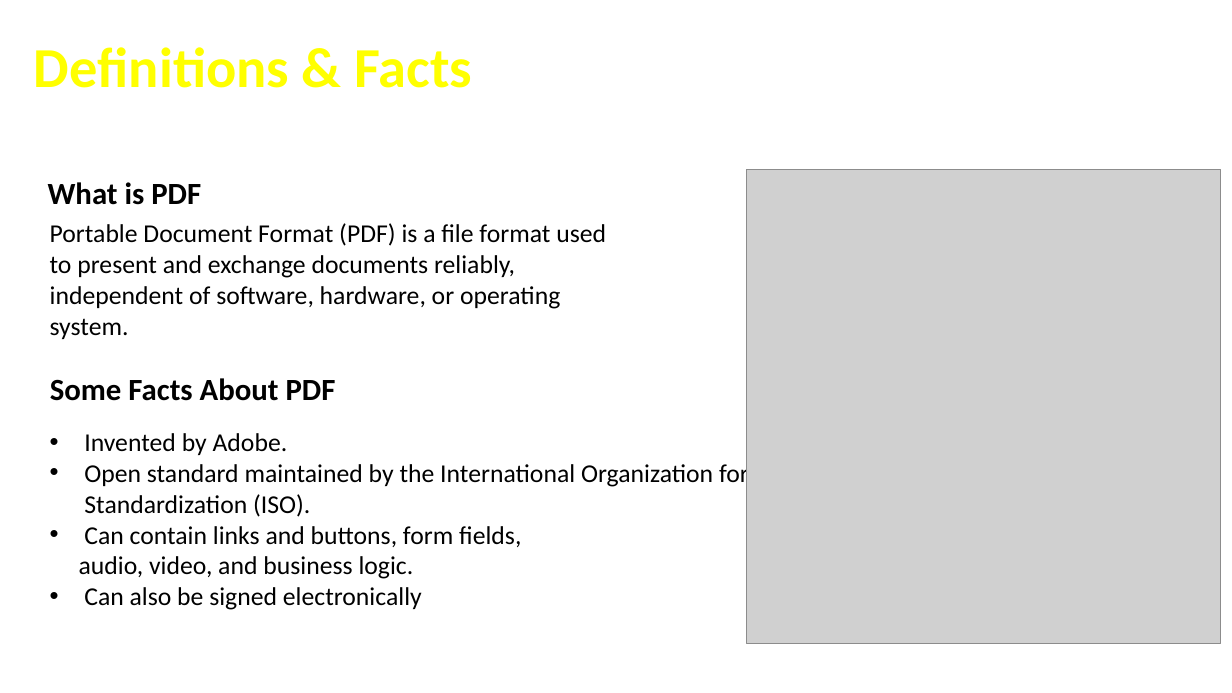
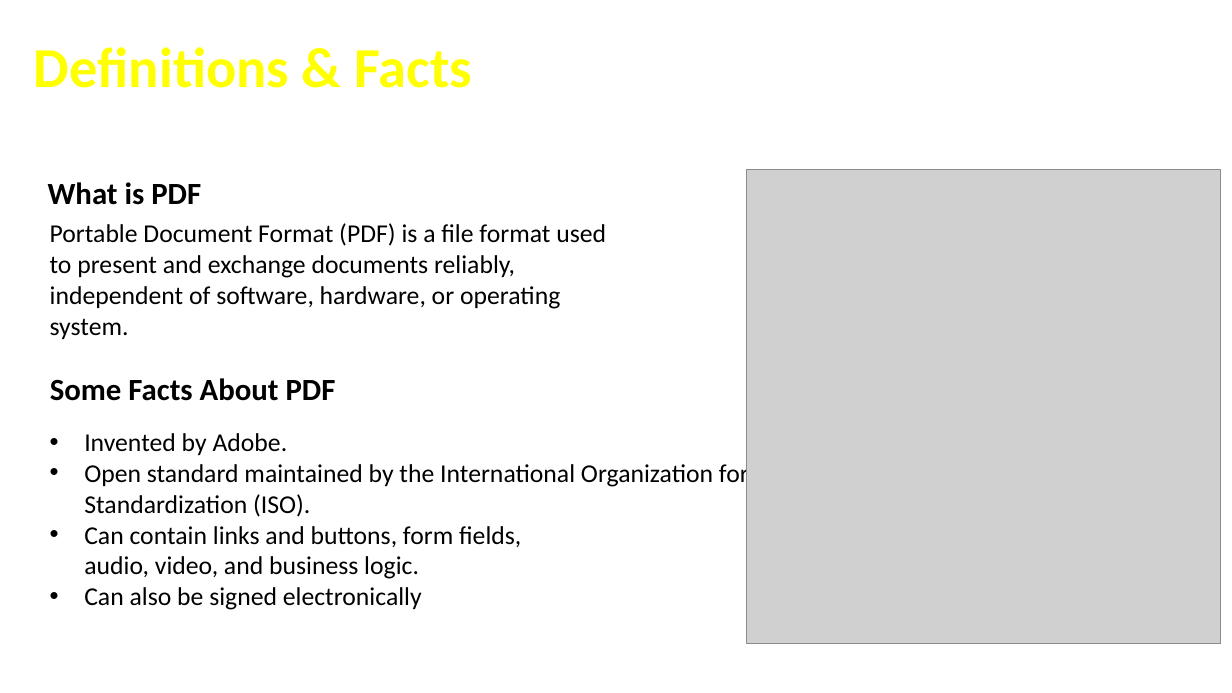
Before and after one commit to cfclick/CFSummit2016, a slide deck: slide 3 of powerpoint/SmartPDF/Don't Just PDF.pptx. Drawn at 1232x693 pixels with LibreOffice and Linux fonts; fonts in the diff are those of the drawing; grey boxes stand for pictures; background and template pictures are left out. Boxes give left, top, right and bottom in pixels: in the first picture for what was removed or moved away, otherwise in the second. Text is boxed around its words. In the diff, an @@ line names an element or a change of style, - is before the commit and + after.

```diff
--- a/powerpoint/SmartPDF/Don't Just PDF.pptx
+++ b/powerpoint/SmartPDF/Don't Just PDF.pptx
@@ text "Invented by Adobe." rewrapped from (79,433,749,610) to (84,433,749,610) @@
```
Also in this commit, not shown: 1 other slide changed, 12 other files.
